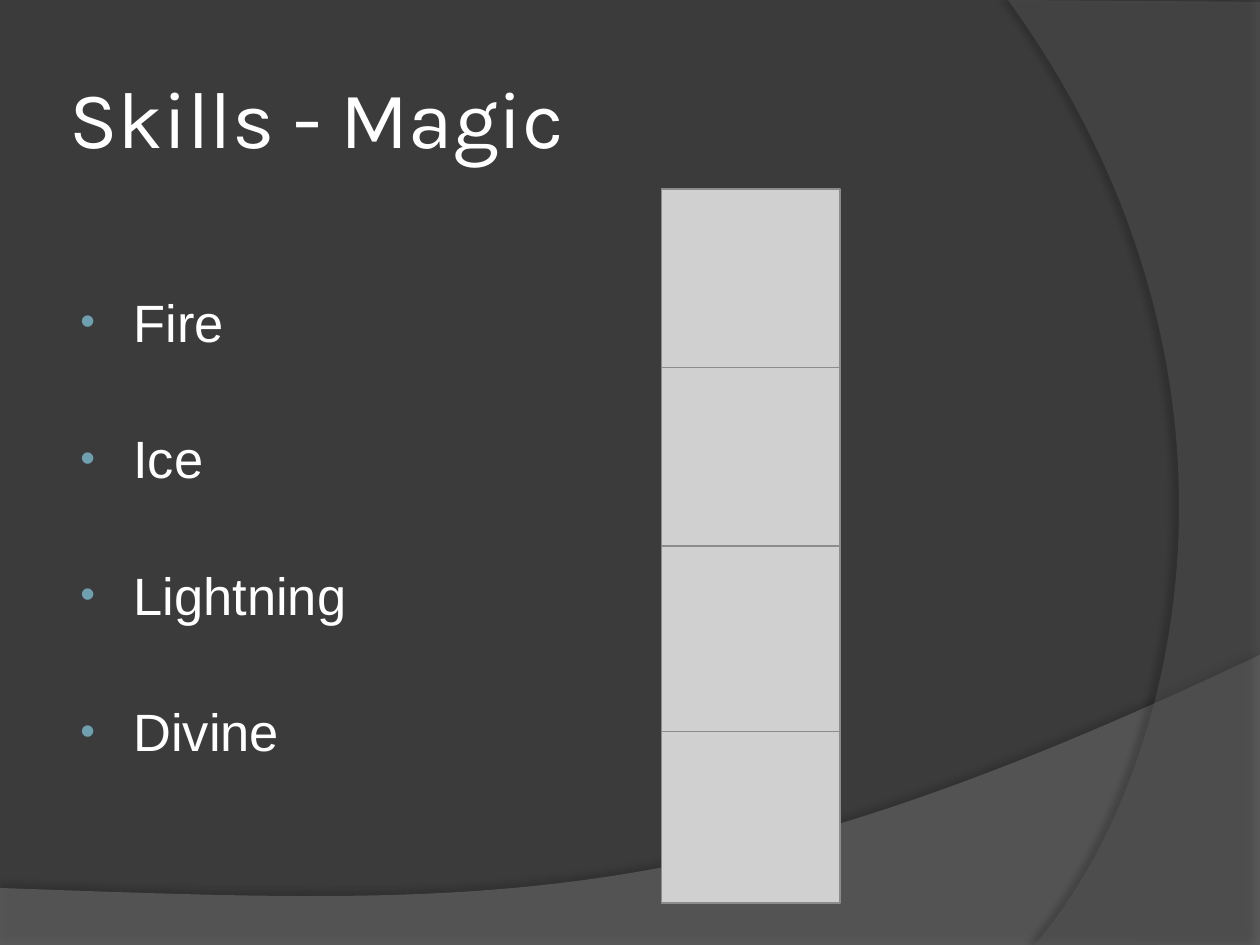
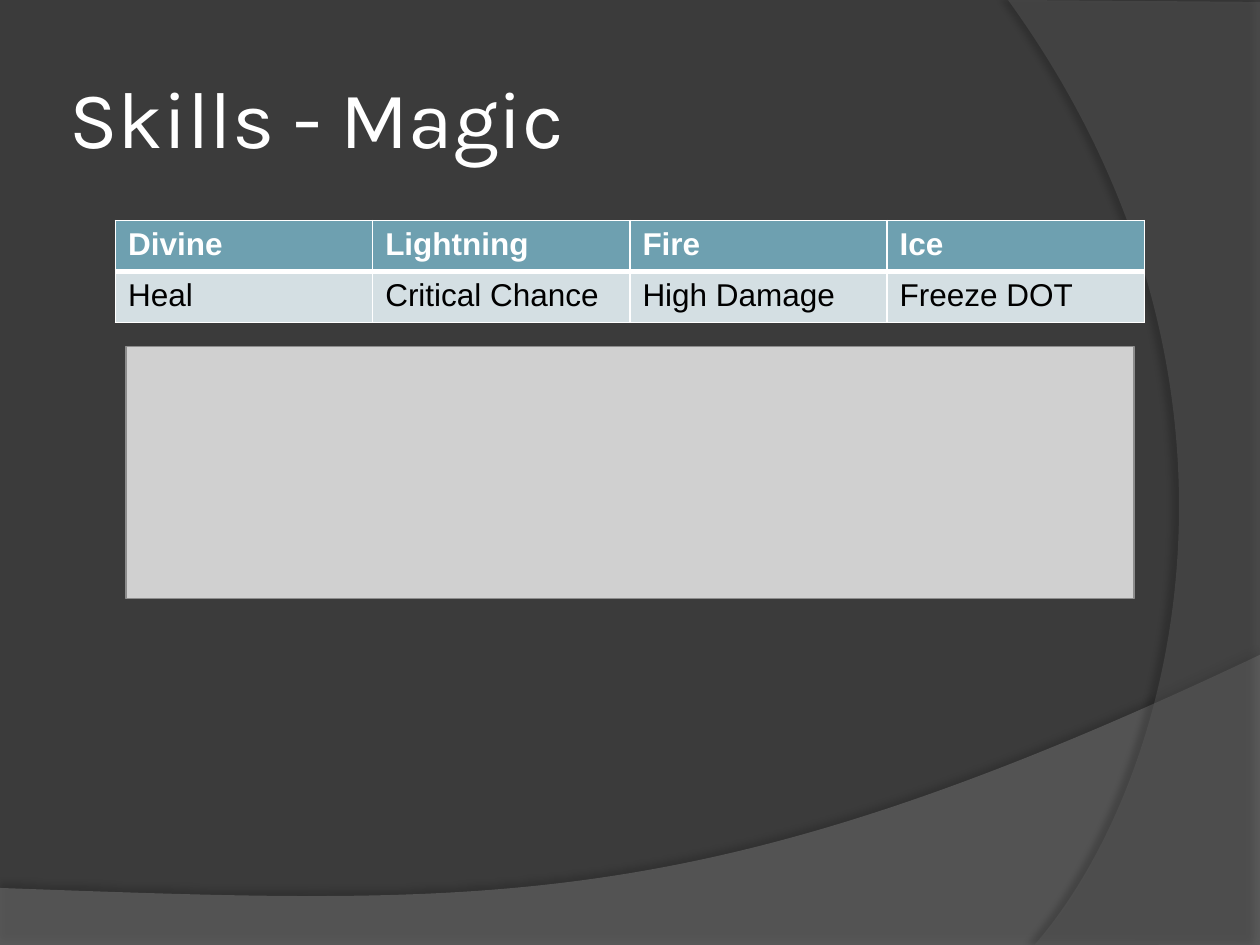
Before and after one commit to mattdude2489/Time-Warrior, a slide deck: slide 12 of Senior Project Files/Time Warrior.pptx (slide 13 before the commit). Drawn at 1260x945 pixels with LibreOffice and Linux fonts; fonts in the diff are those of the drawing; grey boxes stand for pictures. Boxes give left, top, right and bottom in pixels: in the first picture for what was removed or moved away, otherwise in the second. Text is boxed around its words. In the diff, an @@ line names an element or a change of style, - is before the commit and + after.

```diff
--- a/Senior Project Files/Time Warrior.pptx
+++ b/Senior Project Files/Time Warrior.pptx
@@ picture removed at <box>662,189,840,368</box> @@
@@ table added at <box>116,220,1144,323</box>, 2 rows, 4 columns @@
+Divine | Lightning | Fire | Ice
+Heal | Critical Chance | High Damage | Freeze DOT
@@ text removed at <box>133,304,346,752</box> @@
-• Fire
-• Ice
-• Lightning
-• Divine
@@ picture added at <box>126,346,1134,598</box> @@
@@ picture removed at <box>662,368,840,547</box> @@
@@ picture removed at <box>662,546,840,731</box> @@
@@ picture removed at <box>662,724,840,903</box> @@
```
Also in this commit, not shown: 11 other slides changed, 2 other files.
